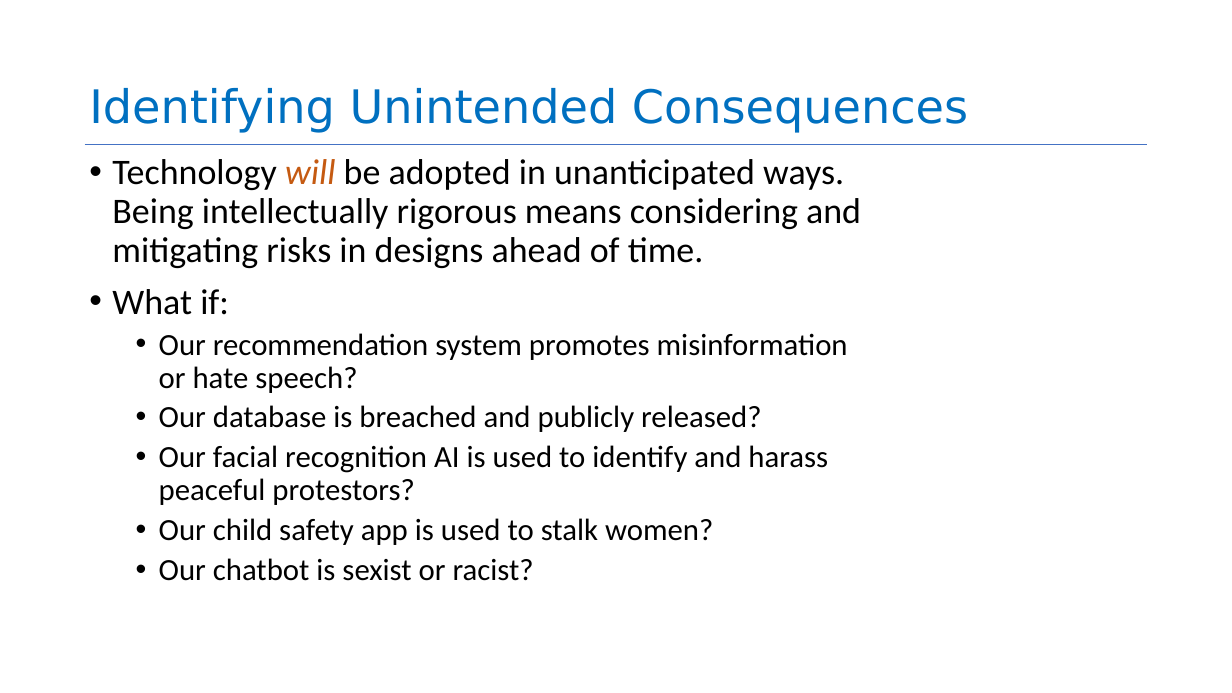
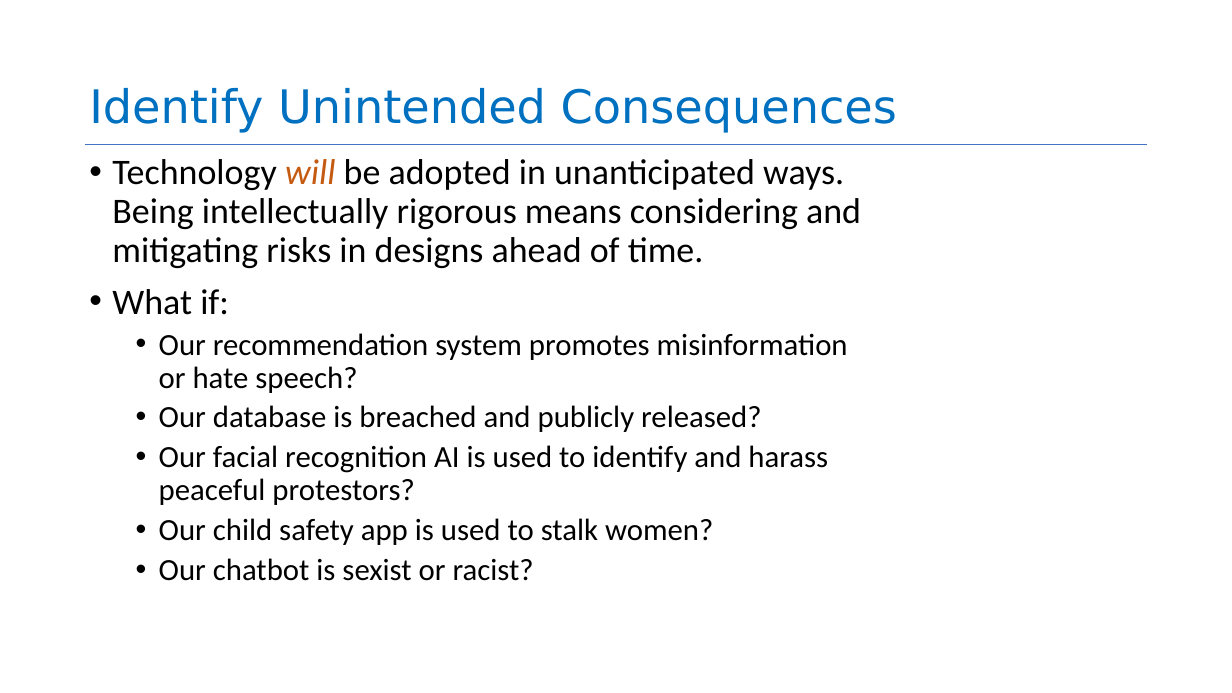
Before and after one commit to neu-se/CS4530-Fall-2025, a slide deck: slide 8 of Slides/Module 16A Engineering Ethical Software.pptx (slide 19 before the commit). Drawn at 1232x693 pixels with LibreOffice and Linux fonts; fonts in the diff are those of the drawing. Boxes give left, top, right and bottom in pixels: in the first picture for what was removed or moved away, otherwise in the second. Text is boxed around its words. In the diff, an @@ line names an element or a change of style, - is before the commit and + after.

```diff
--- a/Slides/Module 16A Engineering Ethical Software.pptx
+++ b/Slides/Module 16A Engineering Ethical Software.pptx
@@ title at (89, 88, 897, 133): text changed @@
-Identifying Unintended Consequences
+Identify Unintended Consequences
```
Also in this commit, not shown: 1 other slide changed, 7 slides added, 10 slides removed, 1 other file.
